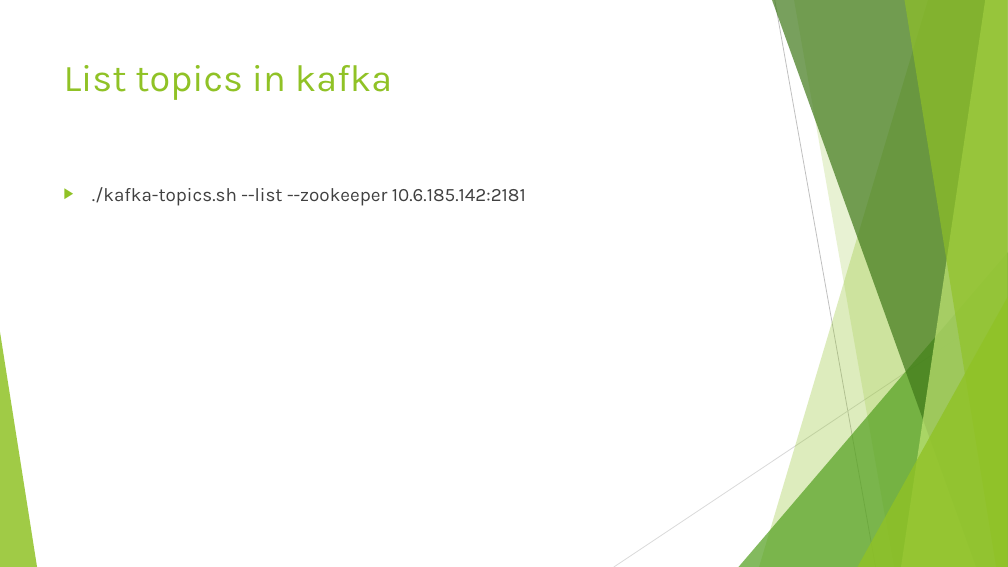
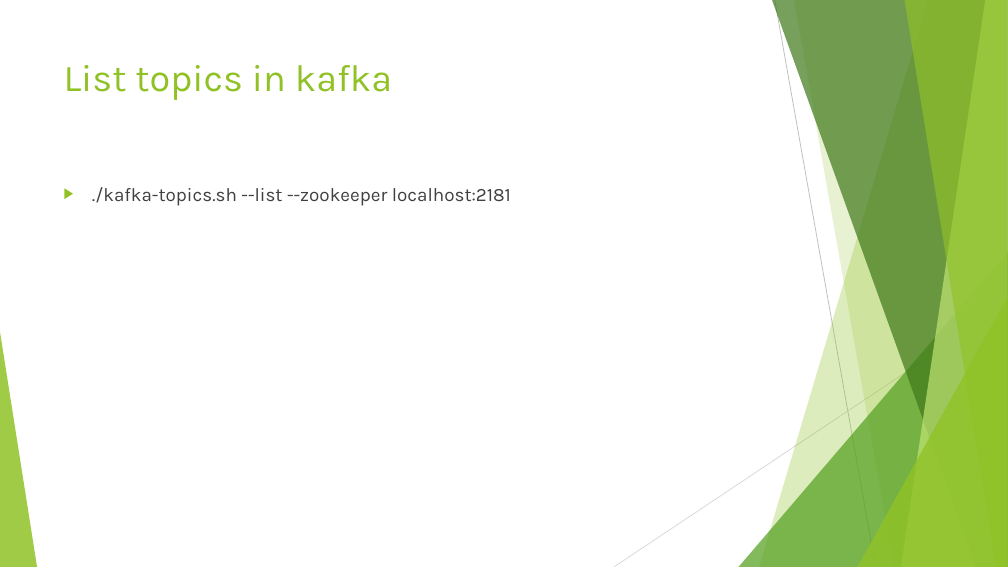
Before and after one commit to ketankk/BDppt, a slide deck: slide 6 of ppt/Kafka.pptx (slide 5 before the commit). Drawn at 1008x567 pixels with LibreOffice and Linux fonts; fonts in the diff are those of the drawing. Boxes give left, top, right and bottom in pixels: in the first picture for what was removed or moved away, otherwise in the second. Text is boxed around its words. In the diff, an @@ line names an element or a change of style, - is before the commit and + after.

```diff
--- a/ppt/Kafka.pptx
+++ b/ppt/Kafka.pptx
@@ text at (92, 187, 511, 206): text changed @@
-▶ ./kafka-topics.sh --list --zookeeper 10.6.185.142:2181
+▶ ./kafka-topics.sh --list --zookeeper localhost:2181
```
Also in this commit, not shown: 2 other slides changed, 1 slide added, 3 slides removed, 10 other files.
